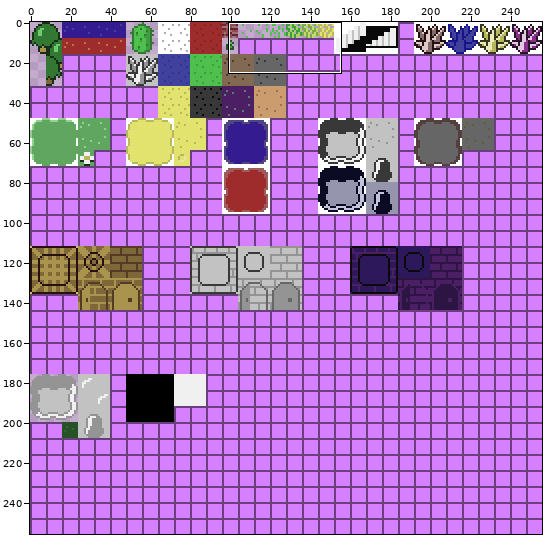
File history of a sprite sheet, src/resources/textures/tiles.png. The first picture is a wide view before the edit; the outline marks the close-up.
Close-up. Earlier state:
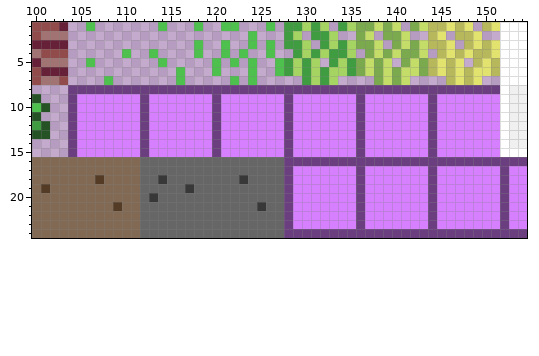
The file is 256x256 pixels. Shown: x 100..154, y 1..24.
After:
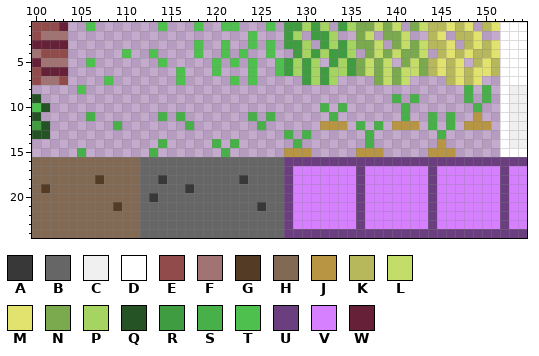
Palette (. is transparent): A #383838  B #666666  C #f0f0f0  D #ffffff  E #914b4b  F #a17373  G #533b25  H #816953  J #b79542  K #b7b75b  L #c4dc68  M #e2e26f  N #7ba94d  P #a6d462  Q #255325  R #409c40  S #48b048  T #4dc04d  U #6b3f7f  V #d67fff  W #662038
Change:
y 8: x 104..151 UUUUUUUUUUUUUUUUUUUUUUUUUUUUUUUUUUUUUUUUUUUUUUUU -> .T..........................................S.S.
y 9: x 104..151 UVVVVVVVUVVVVVVVUVVVVVVVUVVVVVVVUVVVVVVVUVVVVVVV -> ....................................S.S.....S.S.
y 10: x 104..151 UVVVVVVVUVVVVVVVUVVVVVVVUVVVVVVVUVVVVVVVUVVVVVVV -> ............................S.S......S.......S..
y 11: x 104..151 UVVVVVVVUVVVVVVVUVVVVVVVUVVVVVVVUVVVVVVVUVVVVVVV -> ..S.......S.S.......S.S......S.......S..S.S..J..
y 12: x 104..151 UVVVVVVVUVVVVVVVUVVVVVVVUVVVVVVVUVVVVVVVUVVVVVVV -> .....S.......S.......S......JJJ.S.S.JJJ.S.S.JJJ.
y 13: x 104..151 UVVVVVVVUVVVVVVVUVVVVVVVUVVVVVVVUVVVVVVVUVVVVVVV -> ........................S.S......S.......S......
y 14: x 104..151 UVVVVVVVUVVVVVVVUVVVVVVVUVVVVVVVUVVVVVVVUVVVVVVV -> ..........S.....S.S......S.......S.......J......
y 15: x 104..151 UVVVVVVVUVVVVVVVUVVVVVVVUVVVVVVVUVVVVVVVUVVVVVVV -> .S.......S.......S......JJJ.....JJJ.....JJJ.....
Boxes around the changes in both close-ups, in picture pixels (x1, y1, x2, y2):
changed: (68, 85, 500, 157)
